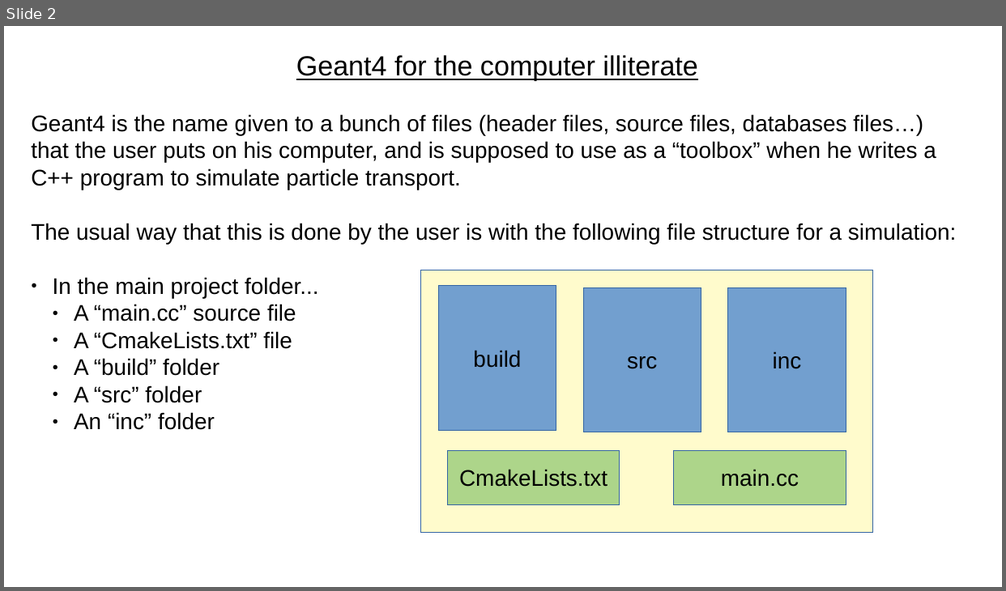
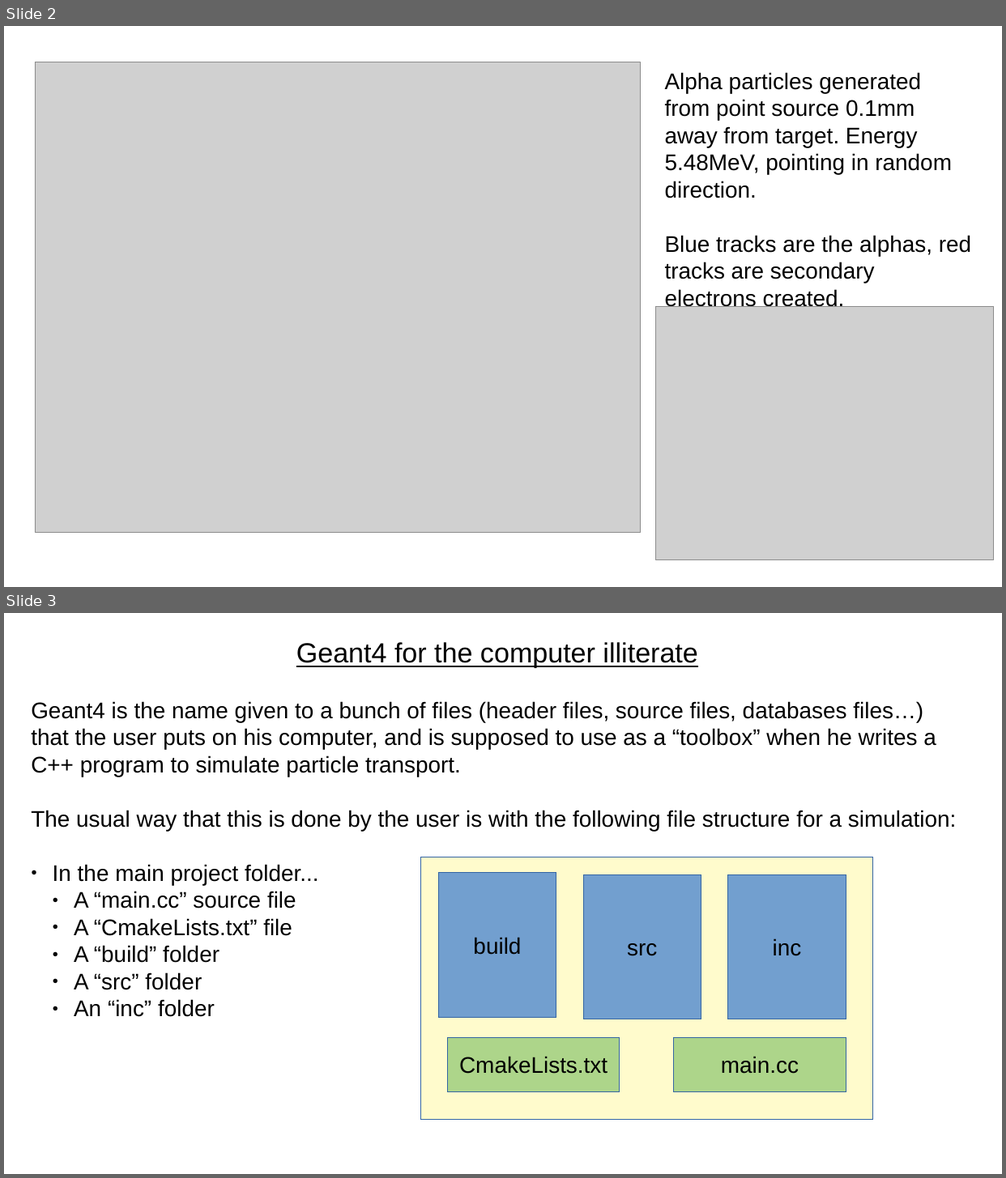
Before and after one commit to tneulinger/CASCADE, a slide deck: guide.odp. Shown one above the other, each under a label of ours: slide 2 before the commit, slides 2 and 3 after it. The pictures are 1006x591 and 1006x1178 pixels, drawn with LibreOffice and Linux fonts; fonts in the diff are those of the drawing; grey boxes stand for pictures. Boxes give left, top, right and bottom in pixels: in the first picture for what was removed or moved away, otherwise in the second. Text is boxed around its words. In the diff, an @@ line names an element or a change of style, - is before the commit and + after.

```diff
--- a/guide.odp
+++ b/guide.odp
@@ slide 2 added at (4,26,1002,587), background #FFFFFF @@
@@ picture added at (35,62,641,533) @@
@@ text added at (665,72,971,310), 18 pt, text #000000 @@
+Alpha particles generated from point source 0.1mm away from target. Energy 5.48MeV, pointing in random direction.
+Blue tracks are the alphas, red tracks are secondary electrons created.
@@ picture added at (656,307,994,561) @@
@@ what was slide 2 is now slide 3 @@
```
Also in this commit, not shown: 1 slide changed, 1 other slide added, 6 other files.
